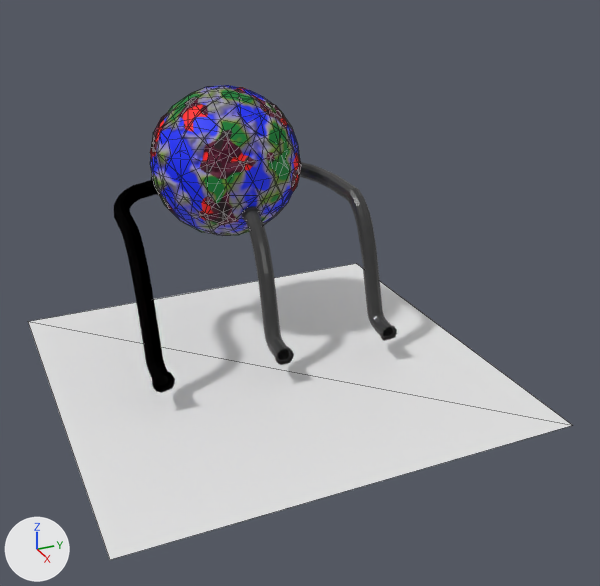
The glTF model planet.glb, before and after one commit.
Camera for both pictures: a 50 mm camera at (26.2, -10.5, 16.1) aimed at (1.4, 0.7, 3.7). Lighting does not change. The marker at lower left points along +X, +Y and +Z. Mesh edges are drawn as thin lines on the coarser meshes. Objects named as collision shapes, trigger or cutter boxes, shadow casters or lower levels of detail are left out. Where no turn or scale is listed for an object, it has been applied to the vertices.

The older version as bpy lines, for what is in view:
```python
me_icosphere_001 = bpy.data.meshes.new('Icosphere.001')
me_icosphere_001.from_pydata(...)  # an icosphere of 320 faces spanning x -2.95..2.95, y -2.95..2.95, z -2.95..2.95
me_icosphere_001.materials.append(mat_material_007)
me_icosphere_005 = bpy.data.meshes.new('Icosphere.005')
me_icosphere_005.from_pydata(...)  # 126 vertices, 248 faces; spans x -2.85..2.9, y -2.87..2.94, z -2.9..2.88
me_icosphere_005.materials.append(mat_material_008)
me_plane = bpy.data.meshes.new('Plane')
me_plane.from_pydata([(-8.0, -8.0, 0.0), (8.0, -8.0, 0.0), (-8.0, 8.0, 0.0), (8.0, 8.0, 0.0)], [], [(0, 1, 3), (0, 3, 2)])
ob_earth = bpy.data.objects.new('Earth', me_icosphere_001)
ob_earth.location = (-4.31, 0.0, 7.11)
ob_earth_001 = bpy.data.objects.new('Earth.001', me_icosphere_005)
ob_earth_001.location = (-4.31, 0.0, 7.11)
ob_plane = bpy.data.objects.new('Plane', me_plane)
ob_plane.location = (0.0, 0.0, 0.0)
# also in view: 'tube1' at (-2.1, -3.6, 3.7); 'tube3' at (-1.8, 3.5, 3.9); 'tube2' at (-0.2, 0.0, 3.5)
```
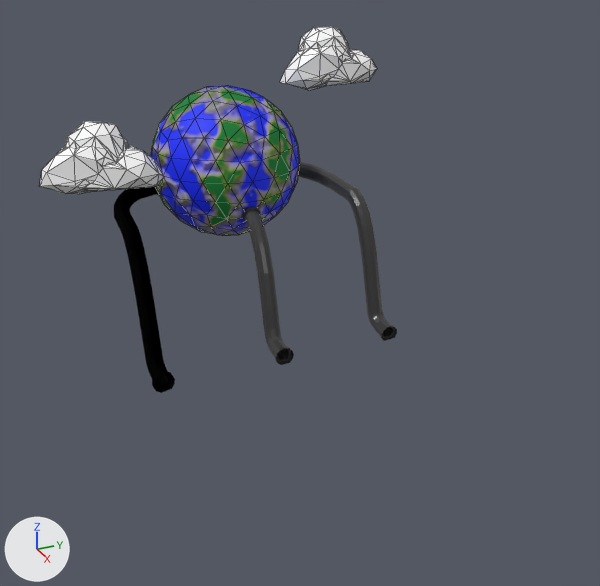
Commit message: Добавил облака и убрал красную планету

The edits, one by one:
Material 'Material' (mat_material) is new.
Its base color is (1.0, 1.0, 1.0) (white #ffffff).
Mesh me_icosphere_006 is new.
It has 142 vertices, 284 faces and spans x -1.32..1.1, y -1.98..2.24, z -0.59..1.89.
It uses material mat_material (white #ffffff).
Mesh me_icosphere_002 is new.
It has 142 vertices, 284 faces and spans x -1.3..1.44, y -2.0..2.23, z -0.59..1.89.
It uses material mat_material (white #ffffff).
Object 'Plane' (ob_plane) is deleted.
Object 'Earth.001' (ob_earth_001) is deleted.
Object 'Icosphere.001' (ob_icosphere_001) is new; it shows me_icosphere_006.
Its location is (-5.36, 4.9, 9.96).
Object 'Icosphere' (ob_icosphere) is new; it shows me_icosphere_002.
Its location is (-2.23, -5.39, 7.69).

Where the change shows, as pixel boxes (x1, y1, x2, y2) in the pictures (600 x 586 px):
'Plane', deleted
    before: (28, 264, 572, 560)
'Icosphere', added
    after: (39, 121, 164, 194)
'Icosphere.001', added
    after: (280, 27, 377, 91)
'Earth.001', deleted
    before: (150, 87, 301, 225)
